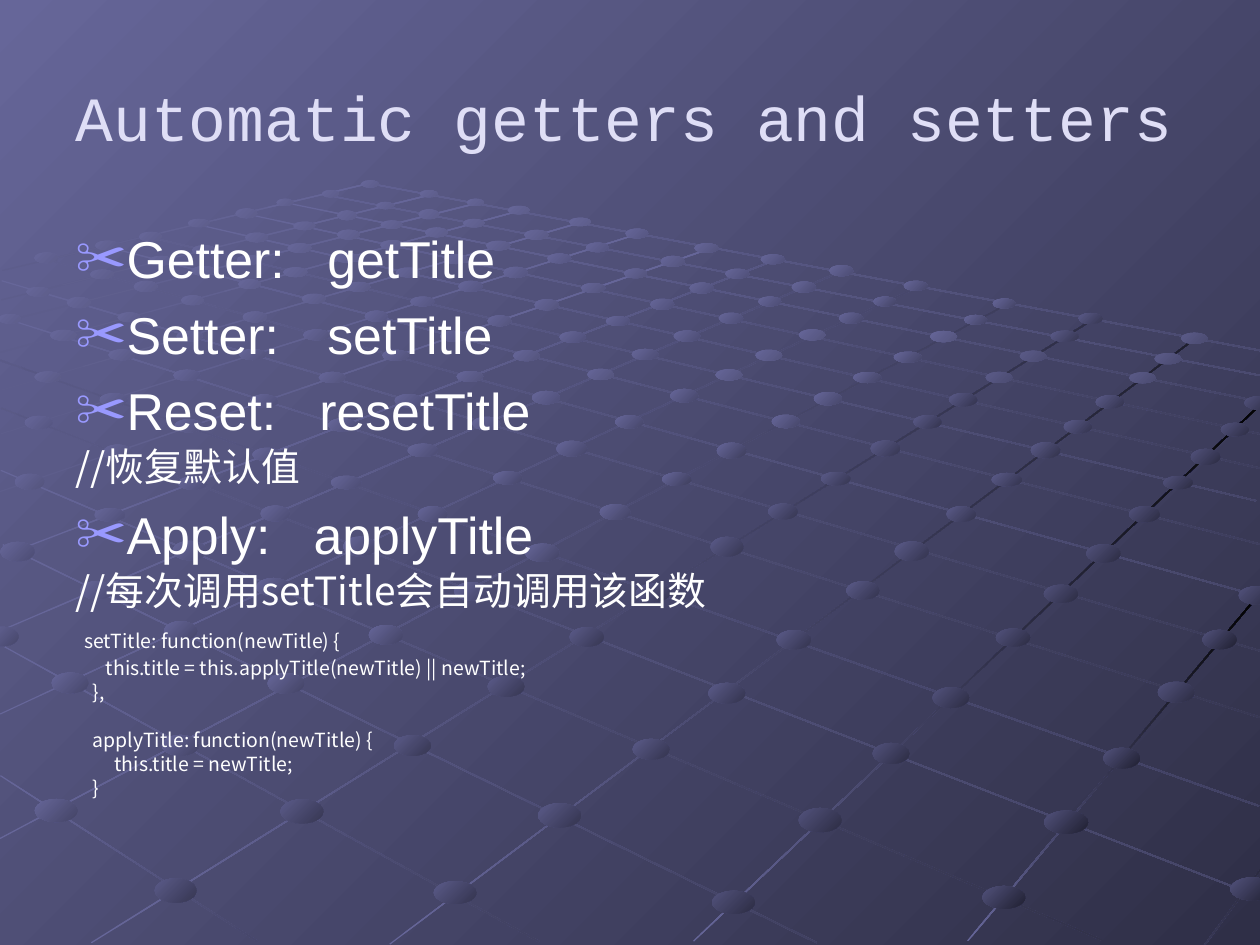
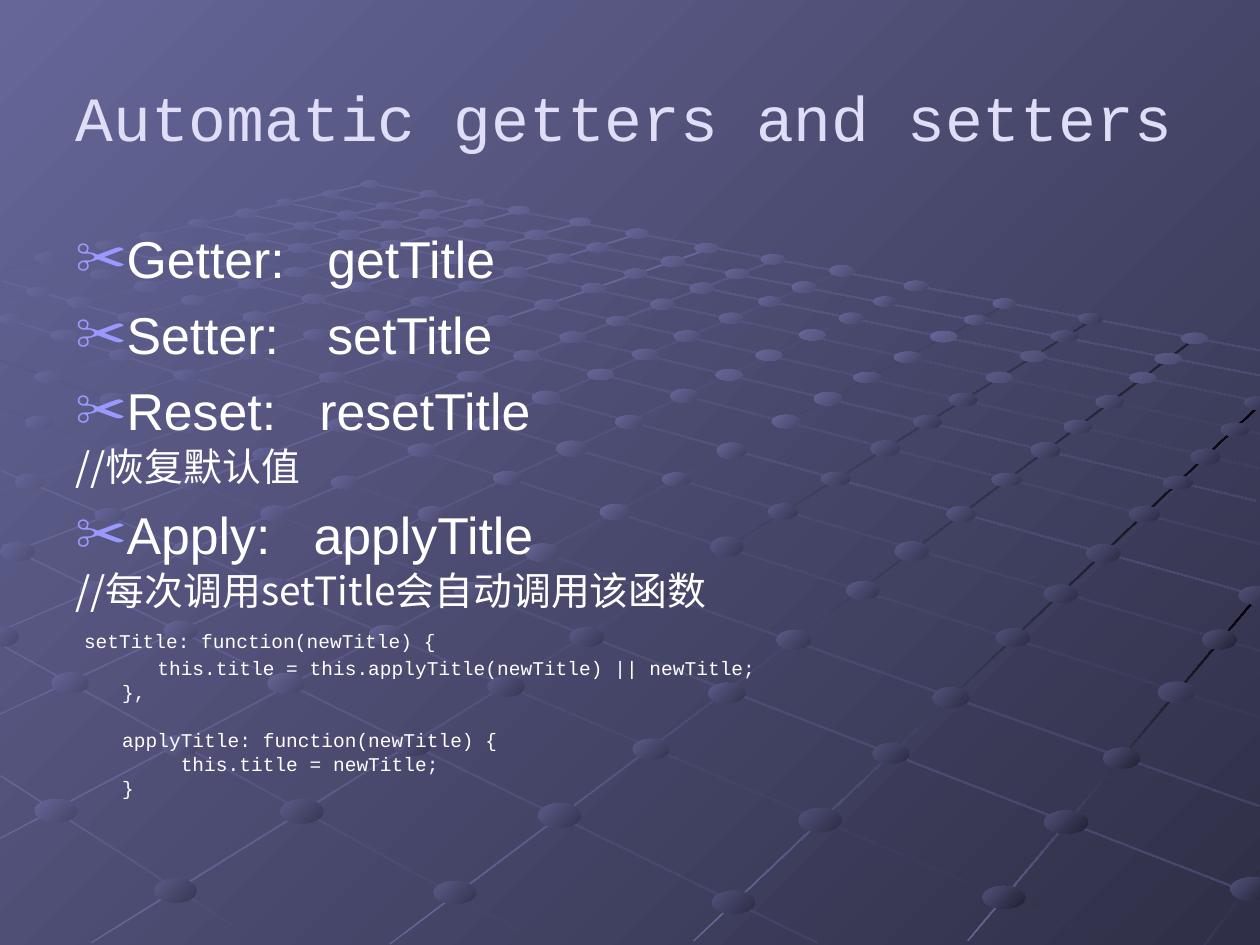
Before and after one commit to szanlin/impres-java-foundations, a slide deck: slide 10 of Ext Js4 Introduce.ppt. Drawn at 1260x945 pixels with LibreOffice and Linux fonts; fonts in the diff are those of the drawing. Boxes give left, top, right and bottom in pixels: in the first picture for what was removed or moved away, otherwise in the second. Text is boxed around its words. In the diff, an @@ line names an element or a change of style, - is before the commit and + after.

```diff
--- a/Ext Js4 Introduce.ppt
+++ b/Ext Js4 Introduce.ppt
@@ text at <box>84,634,754,775</box>: font Noto Sans CJK SC to Courier New in "setTitle: function(newTitle) {", "this.title = this.applyTitle(newTitle) || newTitle;", "},", "applyTitle: function(newTitle) {" and 2 more places @@
```
Also in this commit, not shown: 3 other slides changed, 9 slides added, 2 slides removed.
